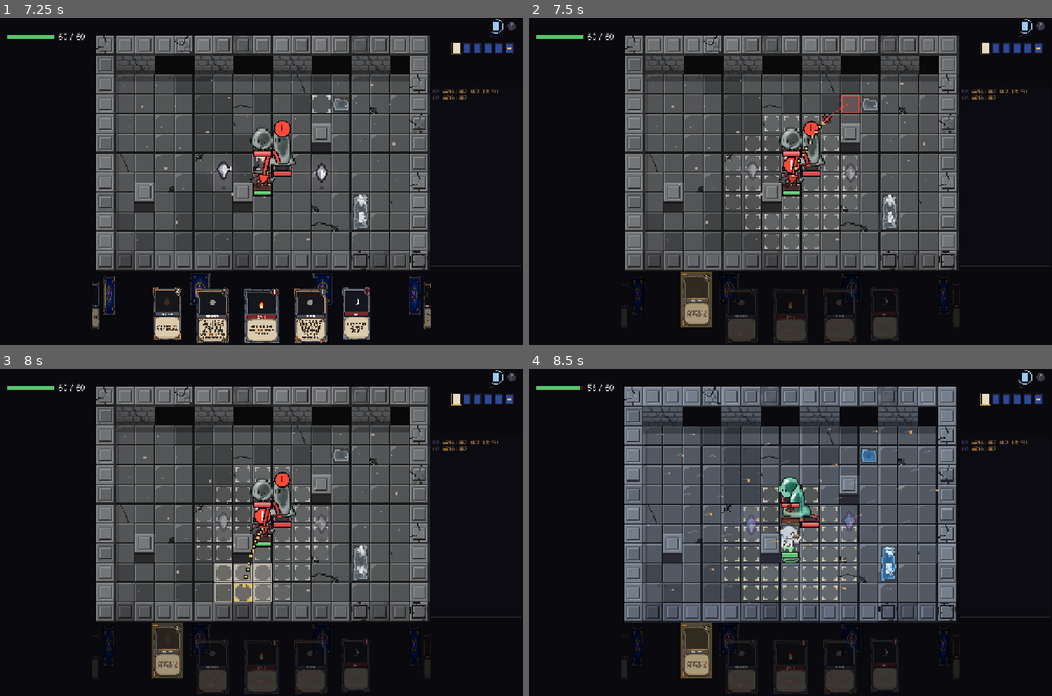
Above: before the commit, frames 1-4 (two rows, left to right).
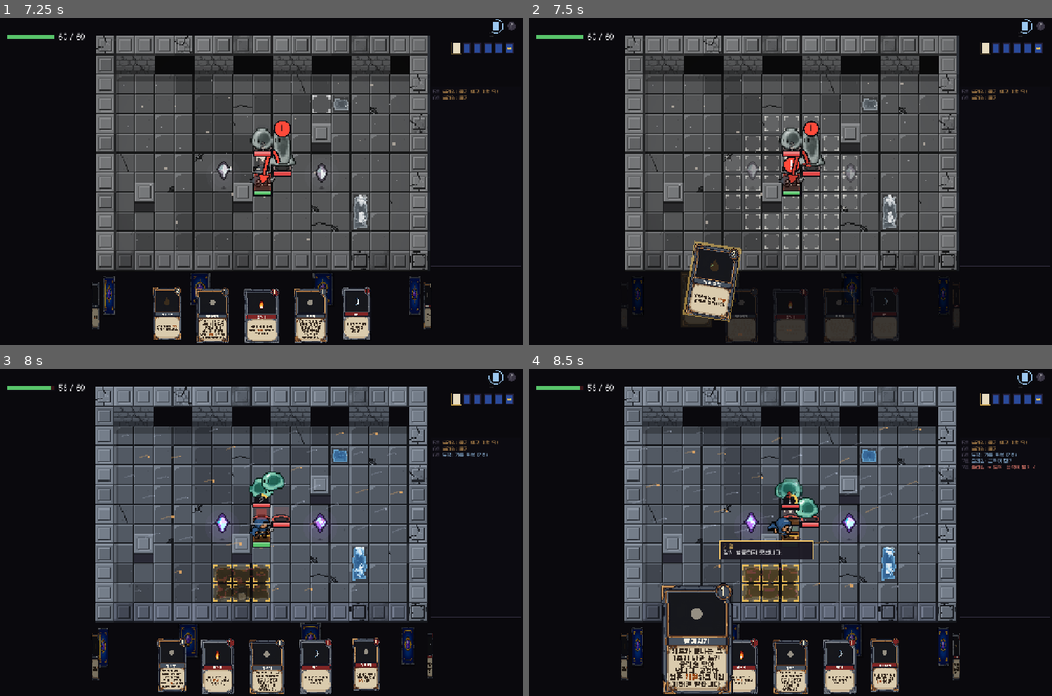
Above: after the commit, the same moments.

Repository: Luchenia/everycard
Game: Godot game, scene res://scenes/battle.tscn
Same seed, same stepped clock (60 frames per second), same inputs: the game is played once before the commit and once after it.
Inputs (mouse positions are in pixels of both pictures, inside the frame that each line leads up to):
- Up to frame 1 (7.25 s): tap Enter at 0.5 s; drag from (261, 155) to (313, 109) at 0.52 s; drag from (167, 312) to (235, 246) at 1.27 s; move the mouse to (214, 315) at 2.02 s; hold D 2.03-2.75 s; tap R at 2.1 s; click (214, 315) at 2.17 s; drag from (261, 315) to (104, 132) at 2.77 s; drag from (308, 315) to (287, 181) at 3.52 s; drag from (355, 312) to (183, 99) at 4.27 s; move the mouse to (167, 312) at 5.02 s; hold Down 5.03-5.75 s; tap 1 at 5.1 s; click (167, 312) at 5.17 s; drag from (167, 286) to (156, 197) at 5.77 s; drag from (188, 184) to (313, 109) at 6.52 s
- Up to frame 2 (7.5 s): drag from (696, 312) to (764, 246) at 7.27 s
- Up to frame 3 (8 s): no input
- Up to frame 4 (8.5 s): move the mouse to (696, 650) at 8.02 s; hold Down from 8.03 s (still down); tap R at 8.1 s; click (696, 650) at 8.17 s

Frame 1 is identical in both runs. In frame 2, 2.2% of the frame differs, in the area x 29-64%, y 23-95%; in frame 3, 21%, in the area x 9-96%, y 1-100%; in frame 4, 11%.

Commit message:
Picked card lifts out of the hand and follows the mouse (lag, lean, shrinks over the board); drag a card onto a cell and let go to play it
Co-Authored-By: Claude Opus 5.5 <noreply@anthropic.com>
Claude-Session: https://claude.ai/code/session_01Lpp6yycgxvvRstt59TiDbm

Diff:
--- a/src/view/battle_screen.gd
+++ b/src/view/battle_screen.gd
@@ -306,6 +306,7 @@
 	_flashes()
 	_step_ring(delta)
 	_layout_hand()
+	_step_held(delta)
 	if _replaying() and tips.visible and hovered_card == null:
 		_clear_tips()   # bodies are still on their way: no stale facts under the mouse
 	if flow.phase != "battle" and board.hover.x >= 0:
@@ -434,6 +435,11 @@
 const HAND_STEP := 0.29          # radians between two hand cards
 var ring_tokens: Array = []      # ring order: {id, q (shown place, unwrapped), t (target place)}
 var ring_views: Array = []       # CardView per token
+var held_cv: CardView = null     # the picked card lifted out of the hand, following the mouse
+var held_slot := -1
+var held_vel := Vector2.ZERO
+var held_prev := Vector2.ZERO
+var press_px := Vector2(-1, -1)   # where the mouse went down on a hand card (drag it onto the board to play)
 var hand_n := 5.0                # eases to the number of cards in the hand
 var snap_index := -1             # old ring place of a card that just flew off to be played
 
@@ -955,6 +961,7 @@
 		return
 	var i: int = cv.get_meta("slot")
 	var b := flow.battle
+	press_px = get_global_mouse_position()
 	if selected == i:
 		# a selected card that needs no aim plays when clicked again
 		var shape: String = cv.def().get("target", {}).get("shape", "cell")
@@ -976,12 +983,13 @@
 	if src == null:
 		return
 	snap_index = ring_views.find(src)
+	var from: Control = held_cv if held_cv != null and held_slot == slot else src
 	var cv := CardView.new()
 	cv.setup(src.card_id, catalog, font, src.zoom)
 	cv.mouse_filter = Control.MOUSE_FILTER_IGNORE
-	cv.position = src.position
-	cv.rotation = src.rotation
-	cv.scale = src.scale
+	cv.position = from.position
+	cv.rotation = from.rotation
+	cv.scale = from.scale
 	cv.pivot_offset = cv.size / 2
 	cv.z_index = 20
 	add_child(cv)
@@ -1039,16 +1047,21 @@
 			board.walk_mode = "go" if drag_manual else "hold"
 			_clear_tips()
 		elif ev.button_index == MOUSE_BUTTON_LEFT and cell.x >= 0 and selected >= 0:
-			var played := selected
-			if board.self_aim and b.human() != null:
-				cell = b.human().pos   # a card on oneself: a click anywhere on the board uses it
-			if b.cmd_play(selected, cell):
-				_fly(played, cell)
-				selected = -1
-				_after()
-			else:
-				board.out_of_range_click(cell)
-				wiggle_until = real + 0.3
+			_play_at(cell)
+
+## Plays the picked card on a board cell (a click, or a card dragged there and let go).
+func _play_at(cell: Vector2i) -> void:
+	var b := flow.battle
+	var played := selected
+	if board.self_aim and b.human() != null:
+		cell = b.human().pos   # a card on oneself: a click anywhere on the board uses it
+	if b.cmd_play(selected, cell):
+		_fly(played, cell)
+		selected = -1
+		_after()
+	else:
+		board.out_of_range_click(cell)
+		wiggle_until = real + 0.3
 
 ## Click-to-move: walks there one cell (one second) at a time, and stops early when a new
 ## warning appears or the body is hit, so the player can rethink.
@@ -1142,7 +1155,62 @@
 var roll_burst := 0
 var fast_flow := false      # the seconds now playing are only the ring turning: play them quickly
 
+## The picked card is lifted out of the hand: it pops up, then follows the mouse with a little lag,
+## leaning into the way it moves, and shrinks over the board so the cells under it stay readable.
+func _step_held(delta: float) -> void:
+	var want := selected >= 0 and flow.phase == "battle" and not _replaying()
+	var src: CardView = cards[selected] if want and selected < cards.size() else null
+	if src == null or (held_cv != null and held_slot != selected):
+		if held_cv != null:
+			held_cv.queue_free()
+			held_cv = null
+			held_slot = -1
+		if src == null:
+			return
+	var m := get_global_mouse_position()
+	if held_cv == null:
+		held_cv = CardView.new()
+		held_cv.setup(src.card_id, catalog, font, 1)
+		held_cv.mouse_filter = Control.MOUSE_FILTER_IGNORE
+		held_cv.pivot_offset = held_cv.size / 2
+		held_cv.z_index = 60
+		held_cv.lit = true
+		held_cv.position = src.position
+		held_cv.scale = src.scale
+		add_child(held_cv)
+		held_slot = selected
+		held_prev = m
+		held_vel = Vector2.ZERO
+	src.modulate.a = 0.15   # its place in the hand stays, faintly
+	var hc := board.cell_at(board.get_local_mouse_position())
+	var over_board := hc.x >= 0
+	if press_px.x >= 0 and hc != board.hover:
+		# while the button is held the card keeps the mouse, so the board hears nothing: aim for it
+		board.hover = hc
+		board.preview = flow.battle.preview(selected, hc) if hc.x >= 0 else {}
+	var sc := 0.85 if over_board else 1.35
+	var goal := m - held_cv.size / 2 - Vector2(0, 10 if over_board else 40)
+	var k := 1.0 - exp(-delta * 18.0)
+	held_cv.position = held_cv.position.lerp(goal, k)
+	held_cv.scale = held_cv.scale.lerp(Vector2(sc, sc), 1.0 - exp(-delta * 12.0))
+	var v := (m - held_prev) / maxf(delta, 0.001)
+	held_prev = m
+	held_vel = held_vel.lerp(v, 1.0 - exp(-delta * 10.0))
+	held_cv.rotation = lerpf(held_cv.rotation, clampf(held_vel.x * 0.0007, -0.35, 0.35), 1.0 - exp(-delta * 14.0))
+	held_cv.modulate.a = 0.8 if over_board else 1.0
+
 func _input(ev: InputEvent) -> void:
+	# a hand card pressed, dragged onto the board and let go: played on that cell
+	if flow != null and flow.phase == "battle" and ev is InputEventMouseButton and not ev.pressed \
+			and ev.button_index == MOUSE_BUTTON_LEFT and press_px.x >= 0:
+		var moved: float = ev.position.distance_to(press_px)
+		press_px = Vector2(-1, -1)
+		if moved > 16.0 and selected >= 0 and not _replaying() and not _sliding():
+			var c := board.cell_at(board.get_local_mouse_position())
+			if c.x >= 0:
+				get_viewport().set_input_as_handled()
+				_play_at(c)
+				return
 	# the wheel turns the ring wherever the mouse is
 	if flow == null or flow.phase != "battle" or not (ev is InputEventMouseButton) or not ev.pressed or _sliding():
 		return
--- /dev/null
+++ b/tools/cap_drag.gd
@@ -0,0 +1,33 @@
+extends SceneTree
+## Study capture: a hand card picked and carried across to the board.
+var screen
+var frame := 0
+var n := 0
+var out := ""
+
+func _initialize() -> void:
+	for a in OS.get_cmdline_user_args():
+		if a.begins_with("--out="): out = a.substr(6)
+	DirAccess.make_dir_recursive_absolute(out)
+	screen = load("res://scenes/battle.tscn").instantiate()
+	root.add_child(screen)
+
+func _process(_d: float) -> bool:
+	frame += 1
+	if frame == 2:
+		screen.debug_enter("fight")
+	if frame < 40: return false
+	var cv = screen.cards[1]
+	var start: Vector2 = cv.global_position + cv.size * cv.scale / 2
+	var goal := Vector2(520, 300)
+	if frame == 40:
+		root.warp_mouse(start)
+		screen._on_card_picked(cv)
+	if frame > 40 and frame < 80:
+		var k := float(frame - 40) / 40.0
+		root.warp_mouse(start.lerp(goal, k * k * (3.0 - 2.0 * k)))
+	if frame % 4 == 0:
+		root.get_viewport().get_texture().get_image().save_png(out + "f%04d.png" % n)
+		n += 1
+	if frame > 100: quit()
+	return false
